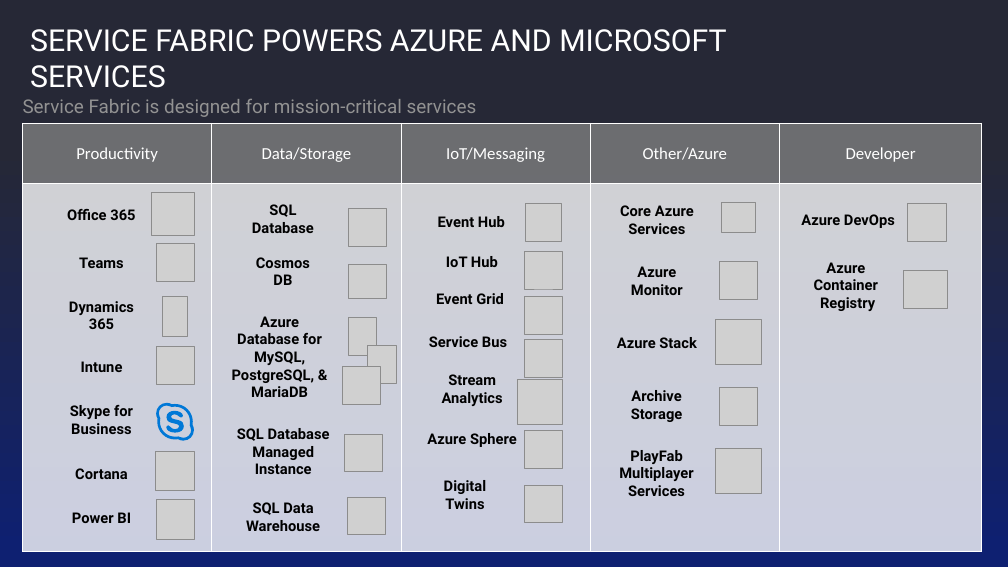
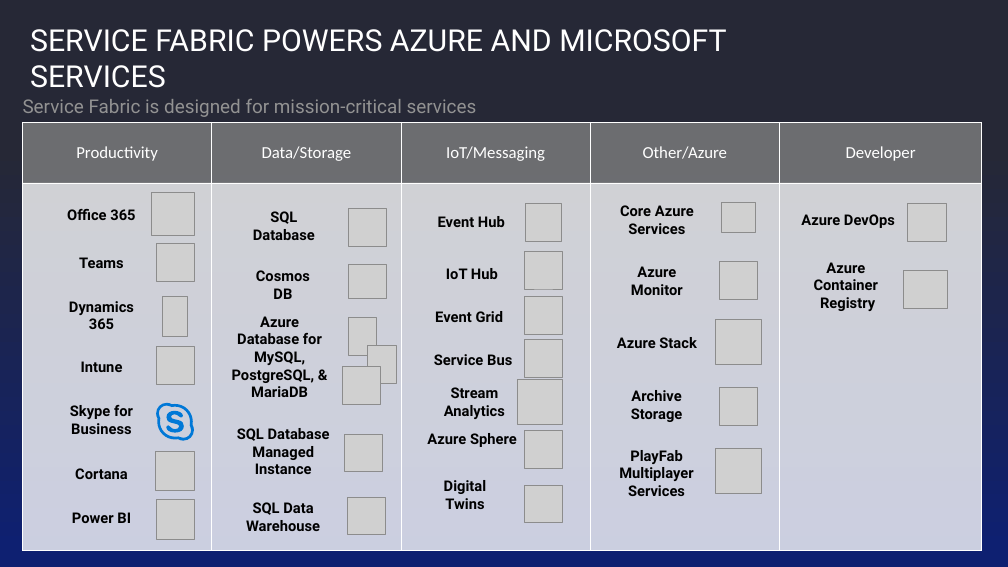
Before and after one commit to javierdpt/conference-tracker, a slide deck: slide 9 of Resources/Using Service Fabric as a Platform.pptx. Drawn at 1008x567 pixels with LibreOffice and Linux fonts; fonts in the diff are those of the drawing; grey boxes stand for pictures; background and template pictures are left out. Boxes give left, top, right and bottom in pixels: in the first picture for what was removed or moved away, otherwise in the second. Text is boxed around its words. In the diff, an @@ line names an element or a change of style, - is before the commit and + after.

```diff
--- a/Resources/Using Service Fabric as a Platform.pptx
+++ b/Resources/Using Service Fabric as a Platform.pptx
@@ text "SQL Database": place and size @@
-text "SQL Database" at box(252, 204, 314, 233)
+text "SQL Database" at box(253, 211, 315, 240)
@@ text "IoT Hub": place and size @@
-text "IoT Hub" at box(446, 256, 498, 267)
+text "IoT Hub" at box(446, 268, 498, 279)
@@ 3 texts: place and size @@
-3 texts at box(256, 257, 504, 406)
+3 texts at box(256, 270, 505, 419)
@@ text "Service Bus": place and size @@
-text "Service Bus" at box(429, 336, 507, 347)
+text "Service Bus" at box(434, 354, 512, 365)
```
Also in this commit, not shown: 6 other slides changed, 1 other file.
